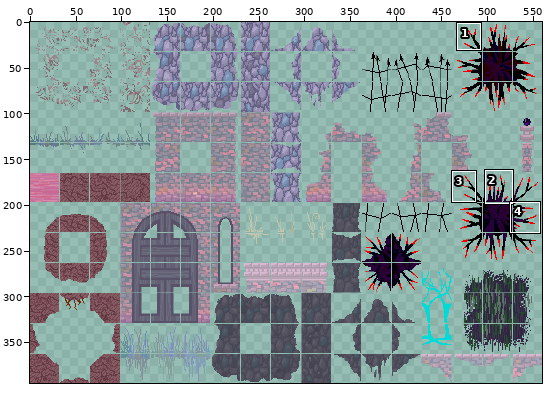
Two versions of one sprite sheet, Assets/Sprites/Palettes/Tile Sprites/Tileset2.png. Above, an overview of the earlier version with the close-up marked.
Close-up. Before the edit:
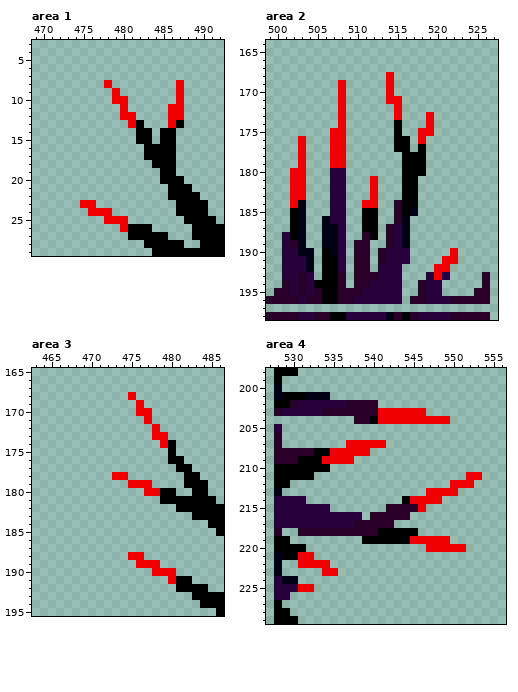
The file is 560x395 pixels. Colours within 5 levels of each other are drawn and written as one. Shown: area 1: x 469..492, y 3..29; area 2: x 499..527, y 164..198; area 3: x 463..486, y 165..195; area 4: x 527..556, y 198..229. The commit also changed other parts of the picture, which this record leaves out.
New version:
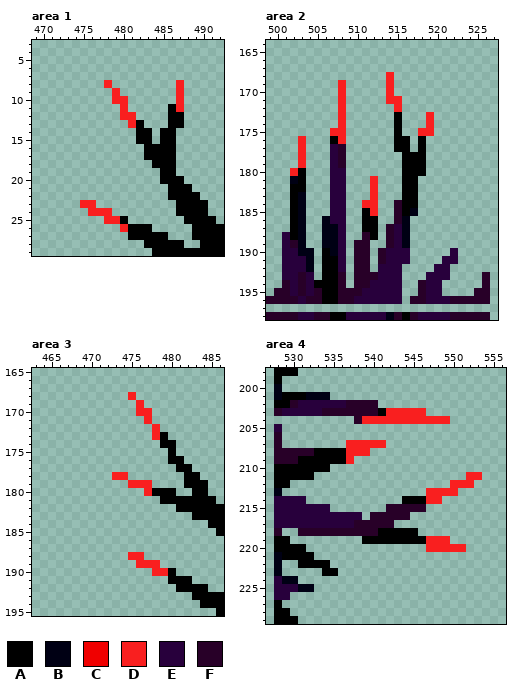
Palette (. is transparent): A #000000  B #000014  C #f00000  D #f91f1f  E #28003c  F #280028
Diff:
Changed rows in their new state; - is an unchanged pixel.
Area 1:
first column x 478:
 8 D--------D
 9 -D-------D
10 -DD------D
11 --D-----AD
12 --DD----AA
13 ---D----A-
first column x 475:
23 DD----
24 -DDD--
25 ---DDA
26 -----D
Area 2:
first column x 502:
168 ------------D-----
169 ------D-----D-----
170 ------D-----D-----
171 ------D-----DD----
172 ------D------D----
173 ------D------A---D
174 ------D----------D
175 -----DD---------DD
176 -D---AD---------A-
177 -D---EF-----------
178 -D---EF-----------
179 -D---EF-----------
180 DA----------------
181 BA--------D-------
182 AA--------D-------
183 AB--------D-------
184 A--------DD-------
185 ----------D-------
first column x 520:
190 --E
191 -EE
192 EE-
193 E--
Area 3:
first column x 475:
168 D----
169 -D---
170 -DD--
171 --D--
172 ---D-
173 ---DA
174 ----A
first column x 473:
178 DD----
179 --DDD-
180 ----DA
first column x 475:
188 DD----
189 -DDD--
190 ---DDA
191 -----A
Area 4:
first column x 534:
203 -------ADDDDD-------
204 -----DDDDDDDDDDD----
207 ---DDDDD------------
208 -AADDD--------------
209 AAAD----------------
211 ------------------DD
212 ----------------DDD-
213 -------------DDDD---
214 -----------AADD-----
215 ------------F-------
first column x 531:
219 --------------AADDD--
220 ----------------DDDDD
221 AA-------------------
222 AAAA-----------------
223 ---AA----------------
225 BB-------------------
